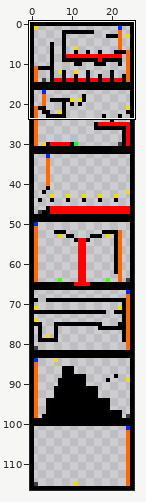
File history of a sprite sheet, Textures/mapTile.png. Above, an overview of the earlier version with the close-up marked.
Close-up. Before:
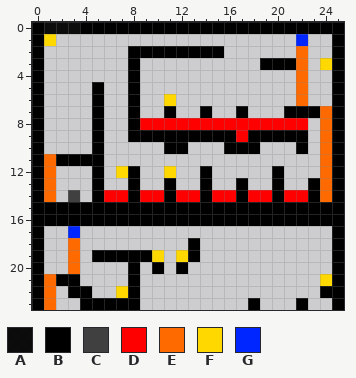
The file is 26x117 pixels. Pixels under 10% opacity are left out. Colours within 5 levels of each other are drawn and written as one. Shown: x 0..25, y 0..23.
Palette (. is transparent): A #000000f0  B #000000  C #404040  D #ff0000  E #ff6a00  F #ffd800  G #0026ff
Pixels before, first column x 0:
 0 BAAABBBBBBBBBBBBBBBBBBBBBB
 1 BF....................G..B
 2 B.......BBBBBBBB......E..B
 3 B.......B..........BBBE.FB
 4 B.......B.............E..B
 5 B....B..B.............E..B
 6 B....B..B..F..........E..B
 7 B....B..B..B..B..B...BBBEB
 8 B....B..BDDDDDDDDDDDDDD.EB
 9 B....B..BBBBBBBBBDBBBBB.EB
10 B....B.....BB...BBB...B.EB
11 BEBBBB..................EB
12 BE...B.FB..F..B.....B...EB
13 BE...B..B..B..B..B..B..BEB
14 BE.C.BDDBDDBDDBDDBDDBDDBEB
15 BBBBBBBBBBBBBBBBBBBBBBBBBB
16 BBBBBBBBBBBBBBBBBBBBBBBBBB
17 B..G.....................B
18 B..E.........B...........B
19 B..E.BBBBBF.FB...........B
20 B..E....B.B.B............B
21 BEBB....B...............FB
22 BE.BB..FB...............BB
23 BE..BBBBB.........B...B..B
Now the later version:
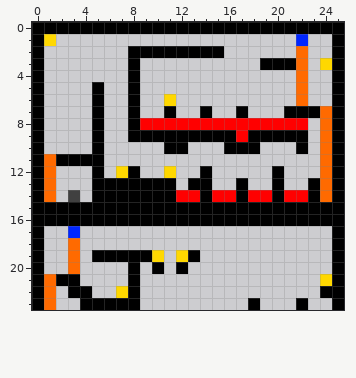
Diff:
{"y":0,"x":1,"old":"AAA","new":"BBB"}
{"y":13,"x":6,"old":"..","new":"BB"}
{"y":13,"x":9,"old":"..","new":"BB"}
{"y":13,"x":13,"old":".","new":"B"}
{"y":14,"x":6,"old":"DD","new":"BB"}
{"y":14,"x":9,"old":"DD","new":"BB"}
{"y":18,"x":13,"old":"B","new":"."}
{"label":"changed","picture_box":[44,22,80,34]}
{"label":"changed","picture_box":[104,178,200,202]}
{"label":"erased","picture_box":[188,238,200,250]}
